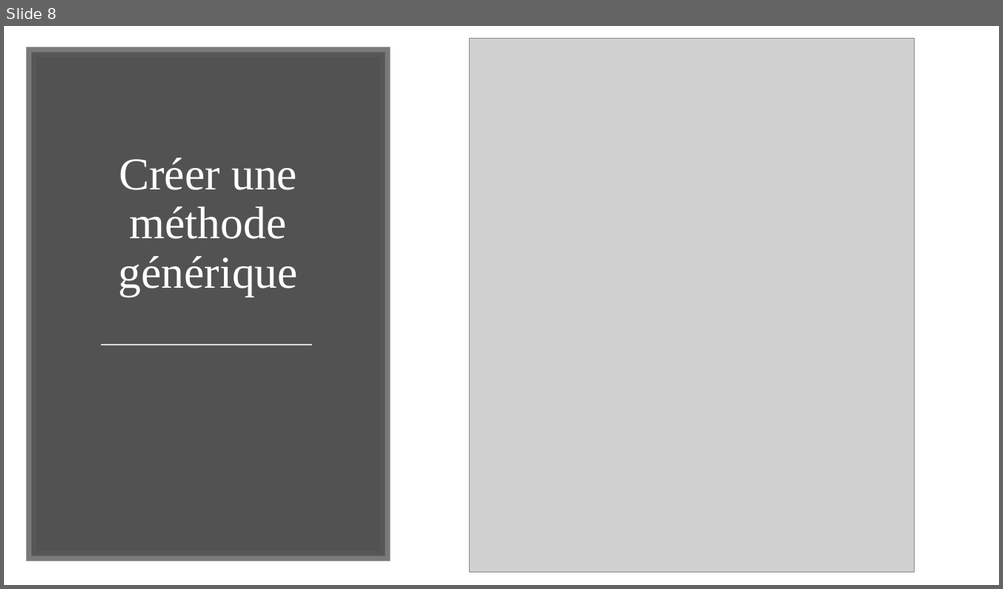
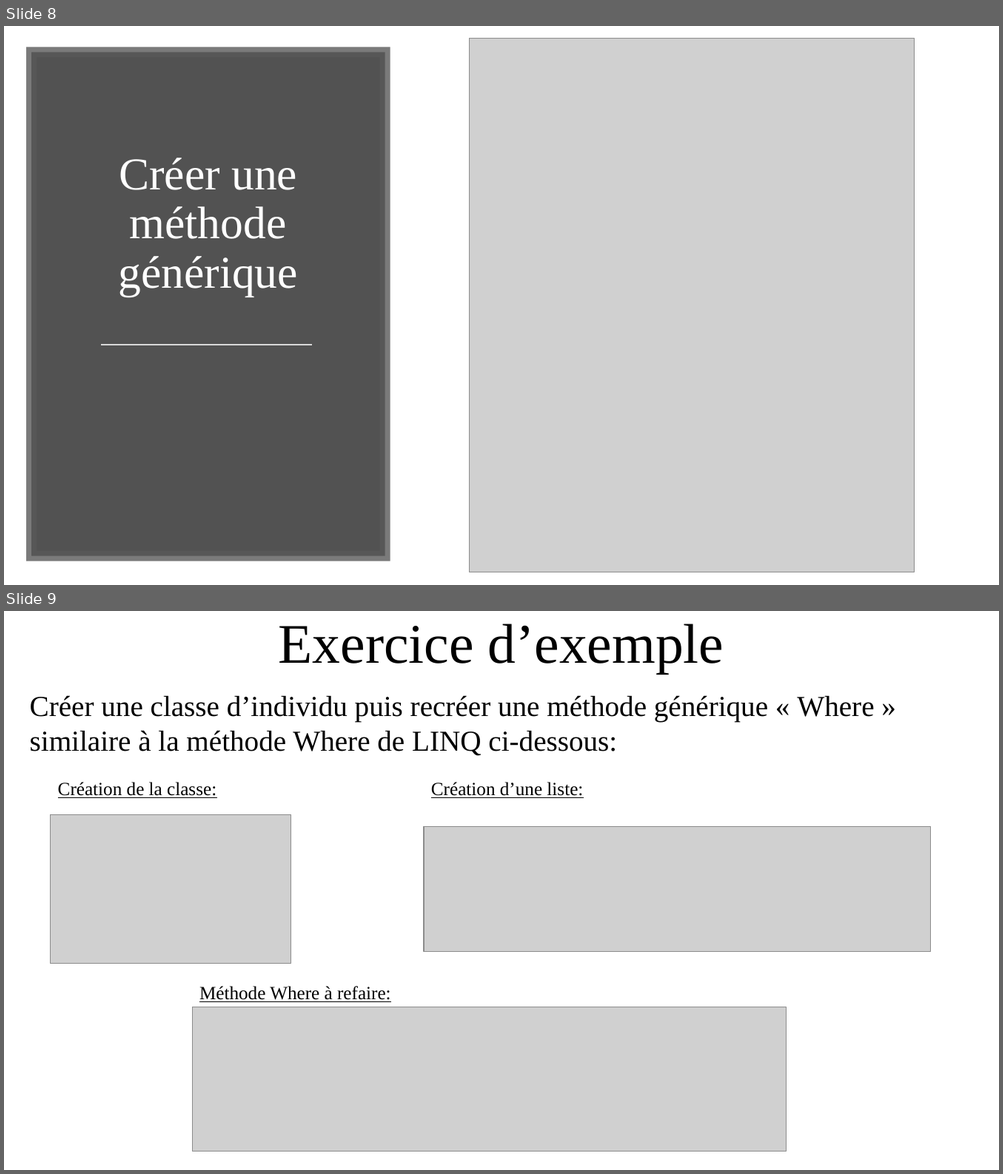
Before and after one commit to LucasDenele/CSharp2018-2019, a slide deck: ClasseC#.pptx. Shown one above the other, each under a label of ours: slide 8 before the commit, slides 8 and 9 after it. The pictures are 1003x589 and 1003x1174 pixels, drawn with LibreOffice and Linux fonts; fonts in the diff are those of the drawing; grey boxes stand for pictures. Boxes give left, top, right and bottom in pixels: in the first picture for what was removed or moved away, otherwise in the second. Text is boxed around its words. In the diff, an @@ line names an element or a change of style, - is before the commit and + after.

```diff
--- a/ClasseC#.pptx
+++ b/ClasseC#.pptx
@@ slide 9 added at (4,611,999,1170), background #FFFFFF @@
@@ text added at (279,624,724,674), 54 pt, text #000000 @@
+Exercice d’exemple
@@ text added at (30,695,874,756), 28 pt, text #000000 @@
+Créer une classe d’individu puis recréer une méthode générique « Where » similaire à la méthode Where de LINQ ci-dessous:
@@ text added at (58,782,216,798), 18 pt, text #000000, underline @@
+Création de la classe:
@@ text added at (431,782,583,798), 18 pt, text #000000, underline @@
+Création d’une liste:
@@ picture added at (51,815,290,963) @@
@@ picture added at (424,826,930,952) @@
@@ text added at (199,986,391,1002), 18 pt, text #000000, underline @@
+Méthode Where à refaire:
@@ picture added at (192,1007,786,1152) @@
```
Also in this commit, not shown: 1 other slide added, 1 slide removed.
